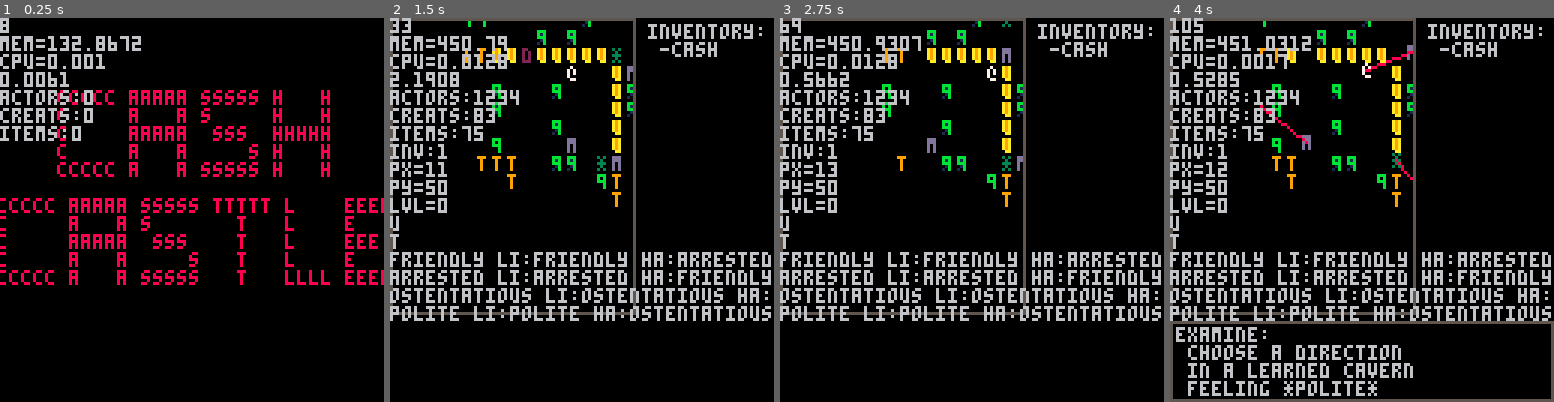
Above: before the commit, frames 1-4 (left to right).
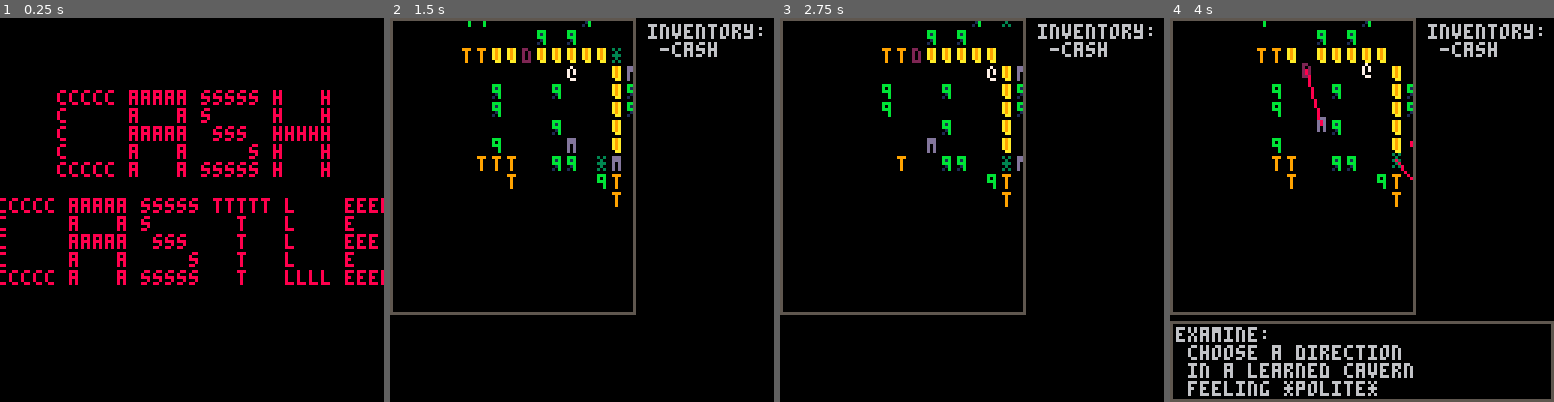
Above: after the commit, the same moments.

Repository: arnodick/castle
Game: PICO-8 cartridge castle.p8
Same seed, same stepped clock (60 frames per second), same inputs: the game is played once before the commit and once after it.
Inputs:
- Up to frame 1 (0.25 s): no input
- Up to frame 2 (1.5 s): tap X (X key) at 0.33, 1.07 s; tap O (Z key) at 0.7 s
- Up to frame 3 (2.75 s): hold Right 1.6-2.1 s; tap O (Z key) at 1.7, 2.1, 2.5 s; tap X (X key) at 1.85 s; hold Up 2.15-2.42 s; hold Right from 2.47 s (still down)
- Up to frame 4 (4 s): tap O (Z key) at 2.9, 3.3, 3.7 s; tap X (X key) at 2.97 s; release Right at 3.03 s; hold Left 3.08-3.58 s; hold Down 3.63-3.97 s

The runs differ from the first frame. In frame 1, 2.8% of the frame differs, in the area x 0-37%, y 0-33%; in frame 2, 11%; in frame 3, 11%; in frame 4, 12%, in the area x 0-100%, y 0-79%.

Commit message:
hacky targetting fix?

Diff:
--- a/castle.p8
+++ b/castle.p8
@@ -4,7 +4,7 @@
 --cash castle
 --by ashley pringle
 
-debug=true
+debug=false
 debug_l={}
 debug_l[4]=0
 
@@ -540,32 +540,37 @@
 	return close
 end
 
+function settarget(a)
+	local tars={} local d={}
+	tars[1]=closestactor(a,actors.items)
+	tars[2]=closestactor(a,actors.creatures)
+	if actors.items[1]!=nil then
+		for b=1,2 do
+			d[b]=comparedistance(a,tars[b])
+		end
+		if d[2]<d[1]
+		and rltns[actortypes[a.t][level+1].rl].ha==actortypes[tars[2].t][level+1].rl
+		and d[2]<8 then
+			a.tar=tars[2]
+			return followactor(a,tars[2])
+		elseif actors.items[1]!=nil
+		and d[1]<8
+then
+			a.tar=tars[1]
+			return followactor(a,tars[1])
+		else
+			a.tar=nil
+			return 2^flr(rnd(4))
+		end
+	end
+end
+
 function movetype(a)
 	local m=actortypes[a.t][level+1].m
 	if m==1 then
 		return btnp()
 	elseif m==2 then
-		local tars={} local d={}
-		tars[1]=closestactor(a,actors.items)
-		tars[2]=closestactor(a,actors.creatures)
-		if actors.items[1]!=nil then
-			for b=1,2 do
-				d[b]=comparedistance(a,tars[b])
-			end
-			if d[2]<d[1]
-			and rltns[actortypes[a.t][level+1].rl].ha==actortypes[tars[2].t][level+1].rl
-			and d[2]<8 then
-				a.tar=tars[2]
-				return followactor(a,tars[2])
-			elseif actors.items[1]!=nil
-			and d[1]<8
-			then
-				a.tar=tars[1]
-				return followactor(a,tars[1])
-			else
-				return 2^flr(rnd(4))
-			end
-		end
+		return settarget(a)
 	end
 end
 
@@ -965,6 +970,13 @@
 						menus[2].control=not menus[2].control
 					end
 				elseif btnp(4) then
+					for v in all(actors.creatures) do
+						if v!=p then
+							if comparedistance(v,p)<6 then
+								settarget(v)
+							end
+						end
+					end
 					menus[1].control=not menus[1].control
 				elseif btnp()>0 then
 				--if timer%4==0 then
